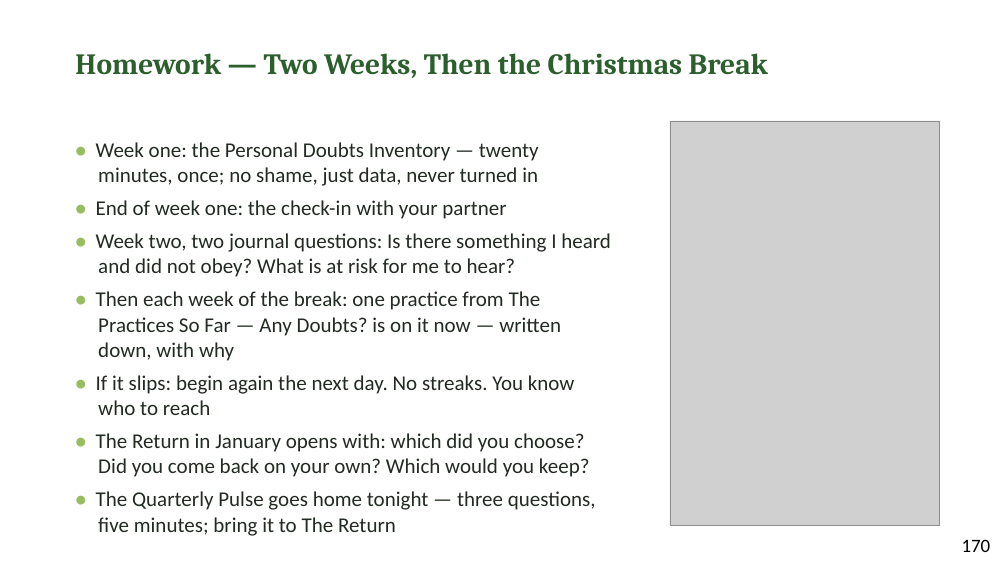
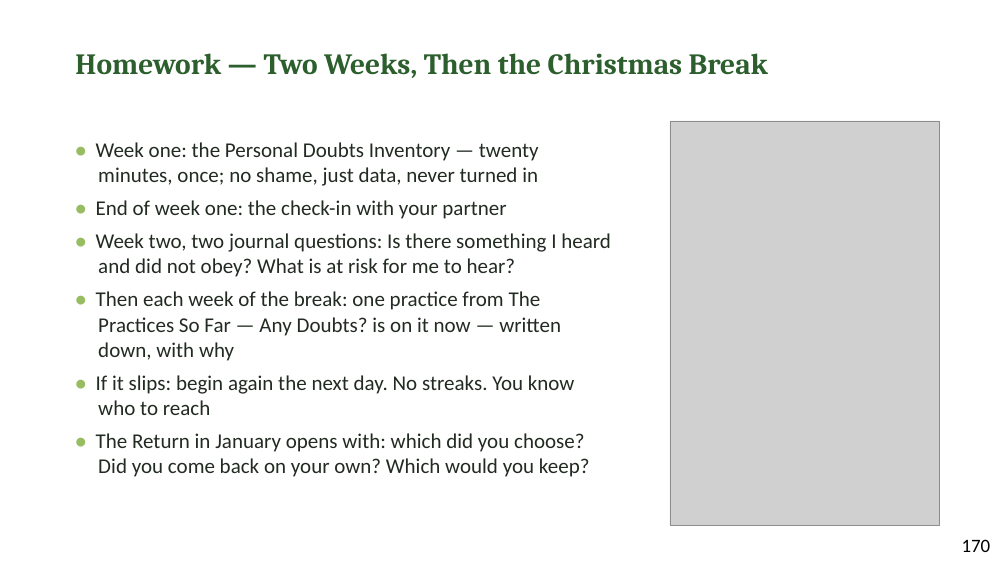
Before and after one commit to jgtittle-ministries/fellowship-of-the-heart-pilot-at-cca-dev, a slide deck: slide 13 of _implementation-notes/evening-series/FotH Evening Session 11 Slides DRAFT v1.pptx. Drawn at 1008x567 pixels with LibreOffice and Linux fonts; fonts in the diff are those of the drawing; grey boxes stand for pictures. Boxes give left, top, right and bottom in pixels: in the first picture for what was removed or moved away, otherwise in the second. Text is boxed around its words. In the diff, an @@ line names an element or a change of style, - is before the commit and + after.

```diff
--- a/_implementation-notes/evening-series/FotH Evening Session 11 Slides DRAFT v1.pptx
+++ b/_implementation-notes/evening-series/FotH Evening Session 11 Slides DRAFT v1.pptx
@@ text at bbox=[96, 491, 596, 536]: paragraph removed @@
-• The Quarterly Pulse goes home tonight — three questions, five minutes; bring it to The Return
```
Also in this commit, not shown: 1 other slide changed, 10 other files.
